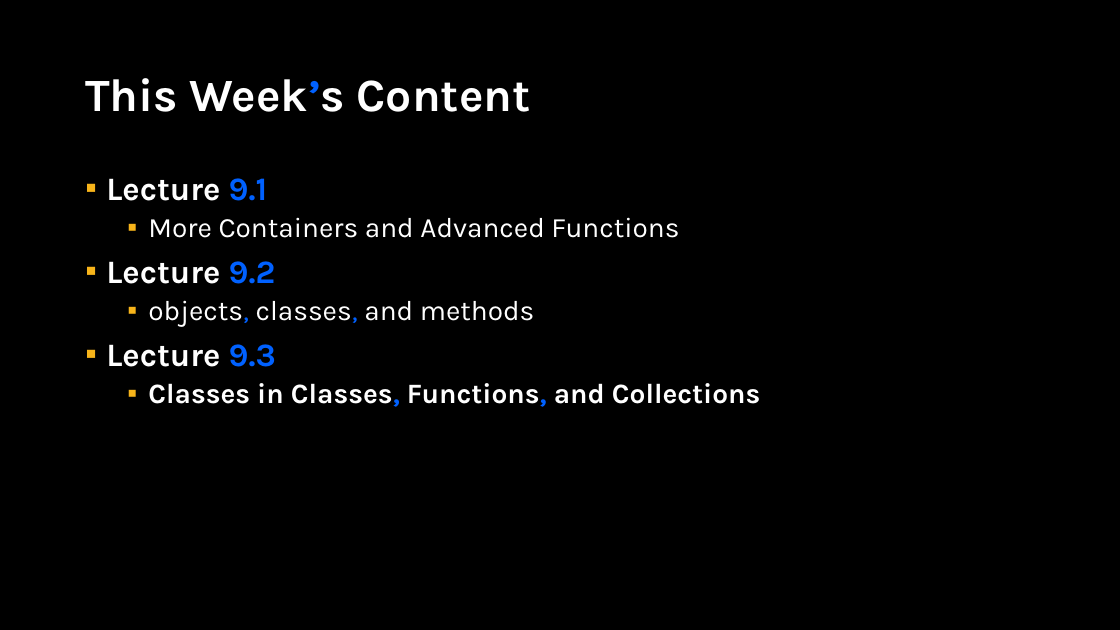
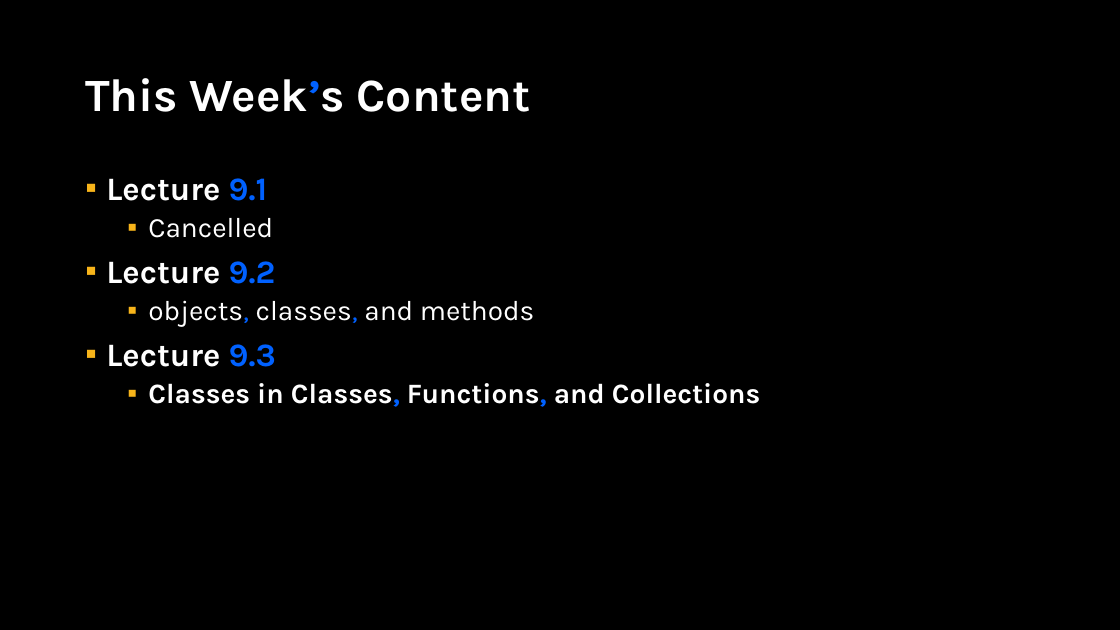
Before and after one commit to APS106/APS106-winter-2025-kinsella-goodfellow, a slide deck: slide 2 of lectures/week10/lecture3/slides/week10_lecture3.pptx. Drawn at 1120x630 pixels with LibreOffice and Linux fonts; fonts in the diff are those of the drawing; background and template pictures are left out. Boxes give left, top, right and bottom in pixels: in the first picture for what was removed or moved away, otherwise in the second. Text is boxed around its words. In the diff, an @@ line names an element or a change of style, - is before the commit and + after.

```diff
--- a/lectures/week10/lecture3/slides/week10_lecture3.pptx
+++ b/lectures/week10/lecture3/slides/week10_lecture3.pptx
@@ text at <box>148,218,273,238</box>: text changed @@
-  ▪ More Containers and Advanced Functions
+  ▪ Cancelled
```
Also in this commit, not shown: 1 other slide changed, 6 other files.
